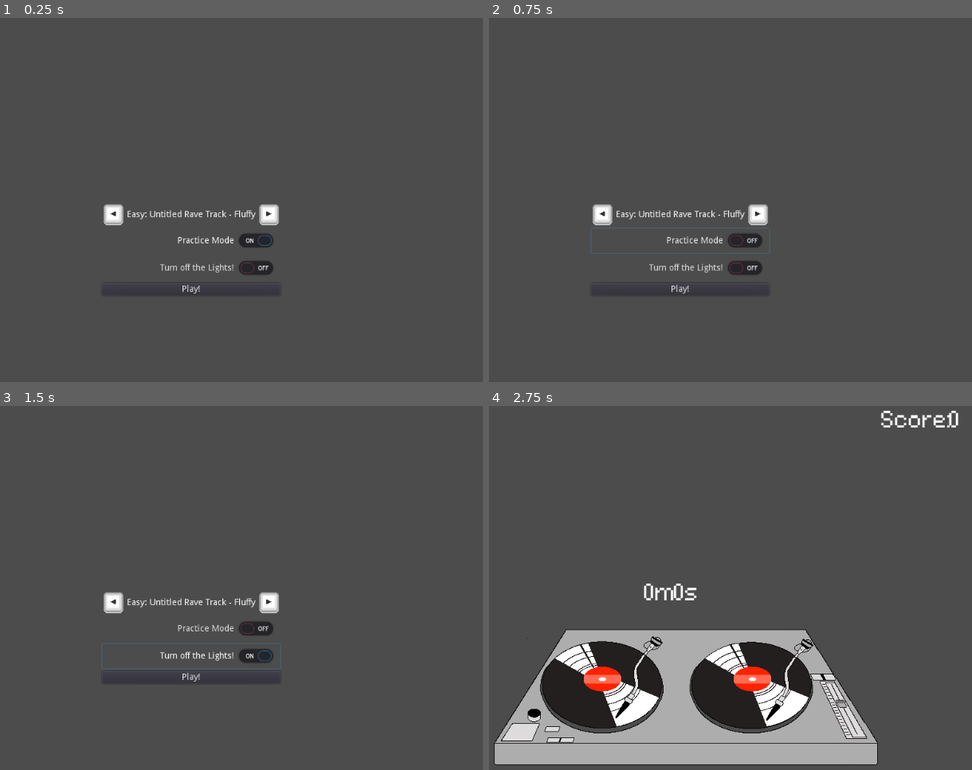
Above: before the commit, frames 1-4 (two rows, left to right).
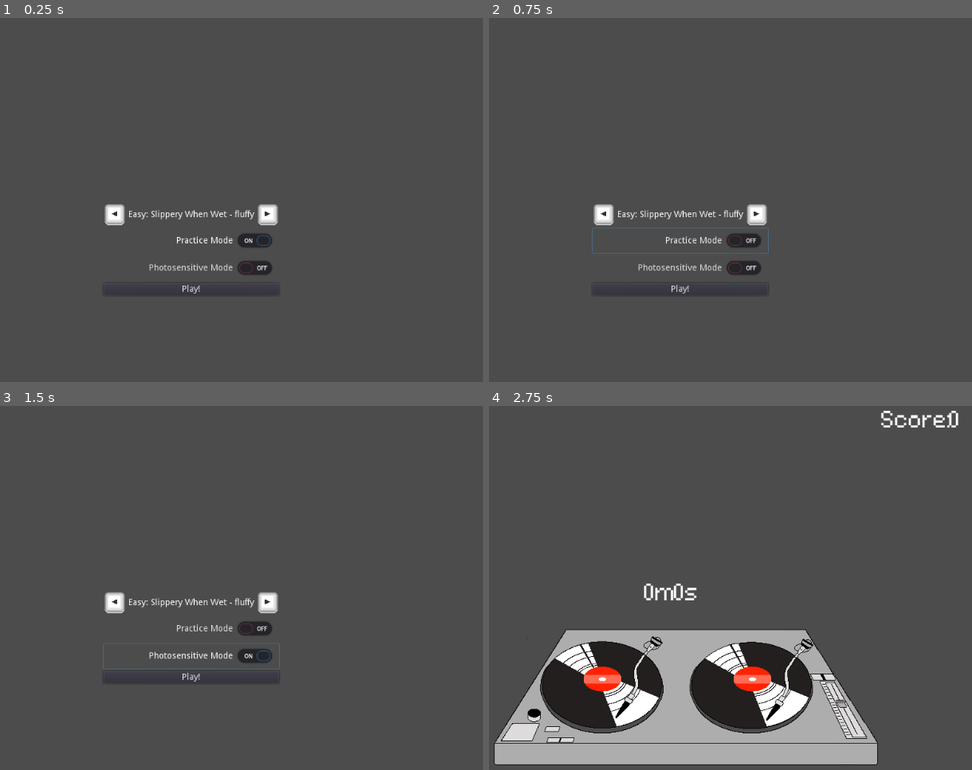
Above: after the commit, the same moments.

Repository: Sandvich/StrawberryJam3
Game: Godot game, scene res://main.tscn
Two runs of this game, one before a commit and one after it. Both use one fixed random seed, a clock stepped at 60 frames per second and the inputs below.
Inputs:
- Up to frame 1 (0.25 s): no input
- Up to frame 2 (0.75 s): click "Practice Mode" at 0.5 s
- Up to frame 3 (1.5 s): click "Turn off the Lights!" (after the commit: "Photosensitive Mode") at 1.25 s
- Up to frame 4 (2.75 s): click "Play!" at 2 s

The runs differ from the first frame. In frame 1, 0.9% of the frame differs, in the area x 21-58%, y 51-71%; in frame 2, 1.0%; in frame 3, 1.0%, in the area x 20-59%, y 51-73%; in frame 4, nothing differs.
Error after the commit: Parse Error: Too few arguments for "_toggled()" call. Expected at least 1. (res://code/PracticeSelect.gd:13)

Commit message:
Minor updates to code

Diff:
--- /dev/null
+++ b/src/code/PracticeSelect.gd
@@ -0,0 +1,15 @@
+extends CheckButton
+
+var disabled_popup
+
+func _ready():
+	disabled_popup = get_node("LiveDisabled")
+
+func _on_PracticeSelect_toggled(button_pressed):
+	if not button_pressed:
+		disabled_popup.popup_centered()
+
+func _on_LiveDisabled_popup_hide():
+	_toggled()
+	# set("Toggle Mode", true)
+	print(toggle_mode)
--- a/src/levels.json
+++ b/src/levels.json
@@ -1,5 +1,5 @@
 {
-	"Easy: Untitled Rave Track - Fluffy":{
+	"Easy: Slippery When Wet - fluffy":{
 		"bpm":140,
 		"file":"res://assets/ttio_1.wav",
 		"precision": 1,
--- a/src/main.tscn
+++ b/src/main.tscn
@@ -1,12 +1,13 @@
-[gd_scene load_steps=6 format=2]
+[gd_scene load_steps=7 format=2]
 
 [ext_resource path="res://code/menu.gd" type="Script" id=1]
 [ext_resource path="res://assets/arrow_left_neutral.png" type="Texture" id=2]
 [ext_resource path="res://assets/arrow_left.png" type="Texture" id=3]
 [ext_resource path="res://assets/arrow_right_neutral.png" type="Texture" id=4]
 [ext_resource path="res://assets/arrow_right.png" type="Texture" id=5]
-
-[node name="Background" type="TextureRect"]
+[ext_resource path="res://code/PracticeSelect.gd" type="Script" id=6]
+
+[node name="Background" type="TextureRect" index="0"]
 
 anchor_left = 0.0
 anchor_top = 0.0
@@ -48,8 +49,8 @@
 anchor_top = 0.0
 anchor_right = 0.0
 anchor_bottom = 0.0
-margin_left = 412.0
-margin_right = 611.0
+margin_left = 404.0
+margin_right = 619.0
 margin_bottom = 148.0
 rect_pivot_offset = Vector2( 0, 0 )
 rect_clip_content = false
@@ -65,7 +66,7 @@
 anchor_top = 0.0
 anchor_right = 0.0
 anchor_bottom = 0.0
-margin_right = 199.0
+margin_right = 215.0
 margin_bottom = 36.0
 rect_pivot_offset = Vector2( 0, 0 )
 rect_clip_content = false
@@ -81,8 +82,8 @@
 anchor_top = 0.0
 anchor_right = 0.0
 anchor_bottom = 0.0
-margin_left = 21.0
-margin_right = 57.0
+margin_left = 29.0
+margin_right = 65.0
 margin_bottom = 36.0
 rect_pivot_offset = Vector2( 0, 0 )
 rect_clip_content = false
@@ -105,9 +106,9 @@
 anchor_top = 0.0
 anchor_right = 0.0
 anchor_bottom = 0.0
-margin_left = 61.0
+margin_left = 69.0
 margin_top = 11.0
-margin_right = 137.0
+margin_right = 145.0
 margin_bottom = 25.0
 rect_pivot_offset = Vector2( 0, 0 )
 rect_clip_content = false
@@ -126,8 +127,8 @@
 anchor_top = 0.0
 anchor_right = 0.0
 anchor_bottom = 0.0
-margin_left = 141.0
-margin_right = 177.0
+margin_left = 149.0
+margin_right = 185.0
 margin_bottom = 36.0
 rect_pivot_offset = Vector2( 0, 0 )
 rect_clip_content = false
@@ -151,7 +152,7 @@
 anchor_right = 0.0
 anchor_bottom = 0.0
 margin_top = 40.0
-margin_right = 199.0
+margin_right = 215.0
 margin_bottom = 80.0
 rect_pivot_offset = Vector2( 0, 0 )
 rect_clip_content = false
@@ -169,8 +170,32 @@
 text = "Practice Mode"
 flat = false
 align = 2
+script = ExtResource( 6 )
 _sections_unfolded = [ "Hint" ]
 
+[node name="LiveDisabled" type="ConfirmationDialog" parent="CenterContainer/VBoxContainer/PracticeSelect" index="0"]
+
+visible = false
+anchor_left = 0.0
+anchor_top = 0.0
+anchor_right = 0.0
+anchor_bottom = 0.0
+margin_right = 200.0
+margin_bottom = 70.0
+rect_min_size = Vector2( 200, 70 )
+rect_pivot_offset = Vector2( 0, 0 )
+rect_clip_content = false
+mouse_filter = 0
+mouse_default_cursor_shape = 0
+size_flags_horizontal = 1
+size_flags_vertical = 1
+popup_exclusive = true
+window_title = "Please Confirm..."
+resizable = false
+dialog_text = "Live mode is currently not available!"
+dialog_hide_on_ok = true
+_sections_unfolded = [ "Dialog", "Popup" ]
+
 [node name="LightsSelect" type="CheckButton" parent="CenterContainer/VBoxContainer" index="2"]
 
 anchor_left = 0.0
@@ -178,7 +203,7 @@
 anchor_right = 0.0
 anchor_bottom = 0.0
 margin_top = 84.0
-margin_right = 199.0
+margin_right = 215.0
 margin_bottom = 124.0
 rect_pivot_offset = Vector2( 0, 0 )
 rect_clip_content = false
@@ -192,7 +217,7 @@
 enabled_focus_mode = 2
 shortcut = null
 group = null
-text = "Turn off the Lights!"
+text = "Photosensitive Mode"
 flat = false
 align = 2
 _sections_unfolded = [ "Hint" ]
@@ -204,7 +229,7 @@
 anchor_right = 0.0
 anchor_bottom = 0.0
 margin_top = 128.0
-margin_right = 199.0
+margin_right = 215.0
 margin_bottom = 148.0
 rect_pivot_offset = Vector2( 0, 0 )
 rect_clip_content = false
@@ -226,4 +251,8 @@
 
 [connection signal="pressed" from="CenterContainer/VBoxContainer/LevelSelect/Next" to="." method="_on_Next_pressed"]
 
+[connection signal="toggled" from="CenterContainer/VBoxContainer/PracticeSelect" to="CenterContainer/VBoxContainer/PracticeSelect" method="_on_PracticeSelect_toggled"]
+
+[connection signal="popup_hide" from="CenterContainer/VBoxContainer/PracticeSelect/LiveDisabled" to="CenterContainer/VBoxContainer/PracticeSelect" method="_on_LiveDisabled_popup_hide"]
+
 [connection signal="pressed" from="CenterContainer/VBoxContainer/PlayButton" to="." method="start_level"]
Not shown, changed: buildnumber
Not shown, changed: push.sh
